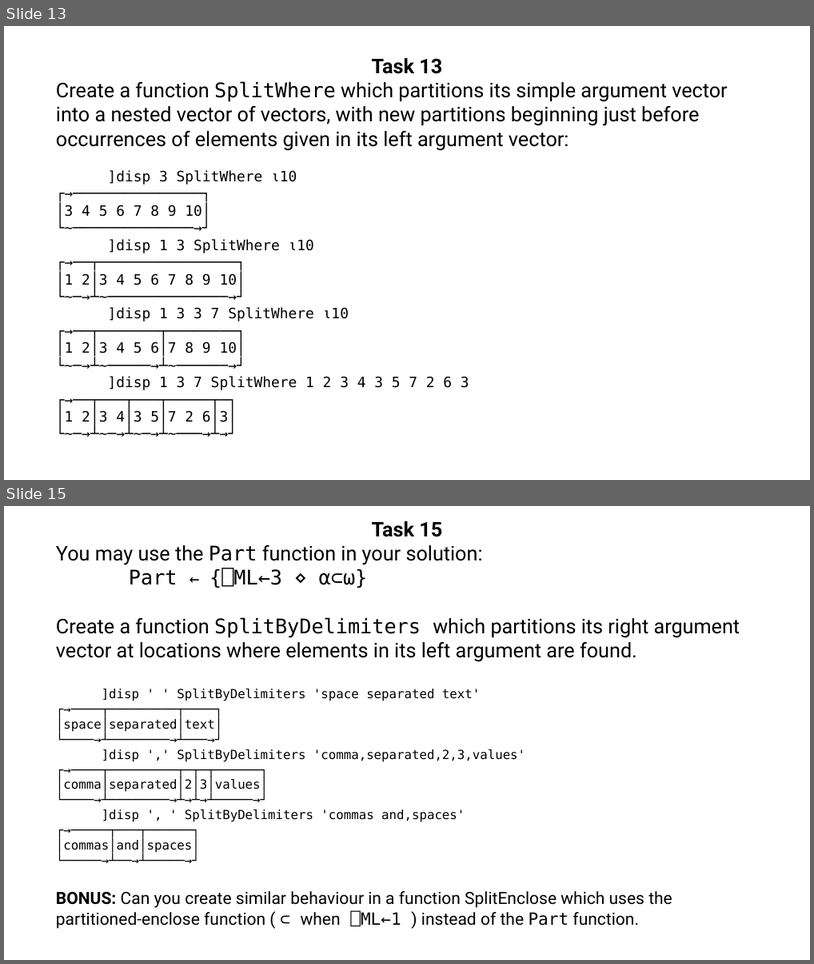
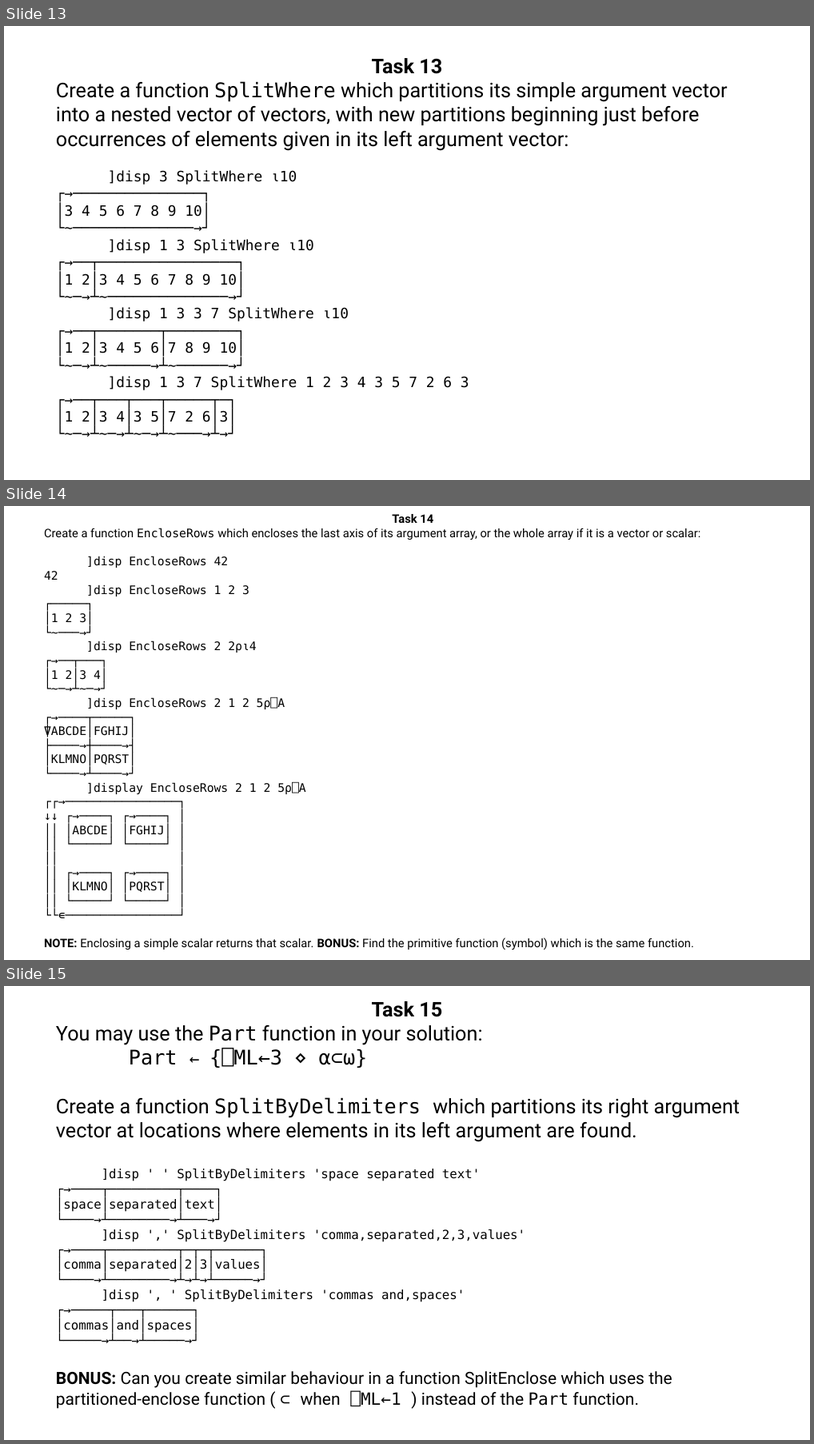
Before and after one commit to abrudz/tasks, a slide deck: tasks8.pptx. Shown one above the other, each under a label of ours: slides 13 and 15 before the commit, slides 13, 14 and 15 after it; the slides between them are not shown. The pictures are 814x964 and 814x1444 pixels, drawn with LibreOffice and Linux fonts; fonts in the diff are those of the drawing. Boxes give left, top, right and bottom in pixels: in the first picture for what was removed or moved away, otherwise in the second. Text is boxed around its words. In the diff, an @@ line names an element or a change of style, - is before the commit and + after.

```diff
--- a/tasks8.pptx
+++ b/tasks8.pptx
@@ slide 14 added at (4, 506, 810, 960), background #FFFFFF @@
@@ text added at (44, 514, 701, 949), 14 pt, text #000000 @@
+Task 14
+Create a function EncloseRows which encloses the last axis of its argument array, or the whole array if it is a vector or scalar:
+]disp EncloseRows 42
+42
+]disp EncloseRows 1 2 3
+┌─────┐
+│1 2 3│
+└~───→┘
+]disp EncloseRows 2 2⍴⍳4
+┌→──┬───┐
+│1 2│3 4│
+└~─→┴~─→┘
+]disp EncloseRows 2 1 2 5⍴⎕A
+┌→────┬─────┐
+⍒ABCDE│FGHIJ│
+├────→┼────→┤
+│KLMNO│PQRST│
+└────→┴────→┘
+]display EncloseRows 2 1 2 5⍴⎕A
+┌┌→────────────────┐
+↓↓ ┌→────┐ ┌→────┐ │
+││ │ABCDE│ │FGHIJ│ │
+││ └─────┘ └─────┘ │
+││ │
+││ ┌→────┐ ┌→────┐ │
+││ │KLMNO│ │PQRST│ │
+││ └─────┘ └─────┘ │
+└└∊────────────────┘
+NOTE: Enclosing a simple scalar returns that scalar. BONUS: Find the primitive function (symbol) which is the same function.
```
Also in this commit, not shown: 2 other slides added, 3 slides removed, 1 other file.
